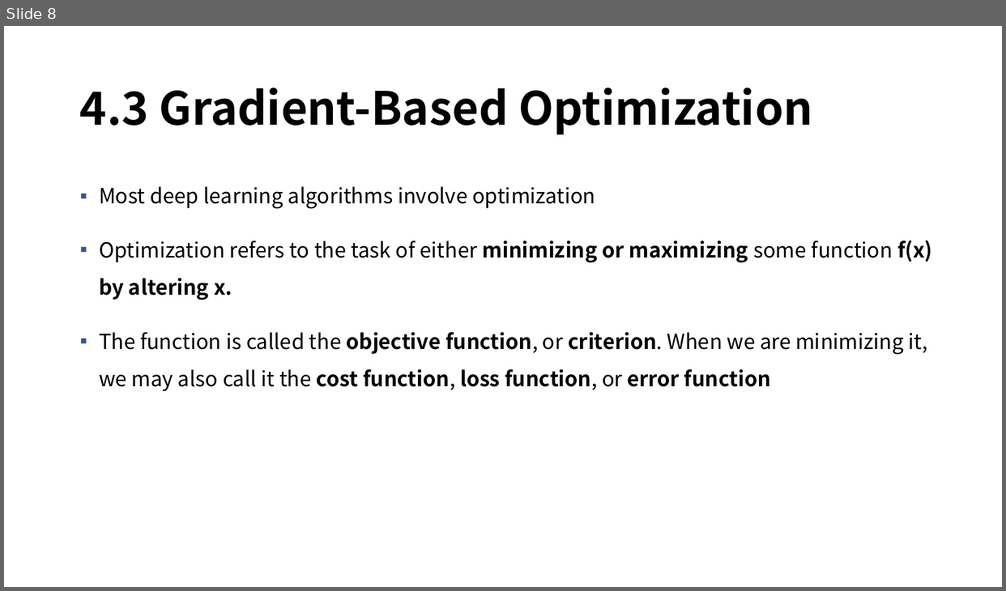
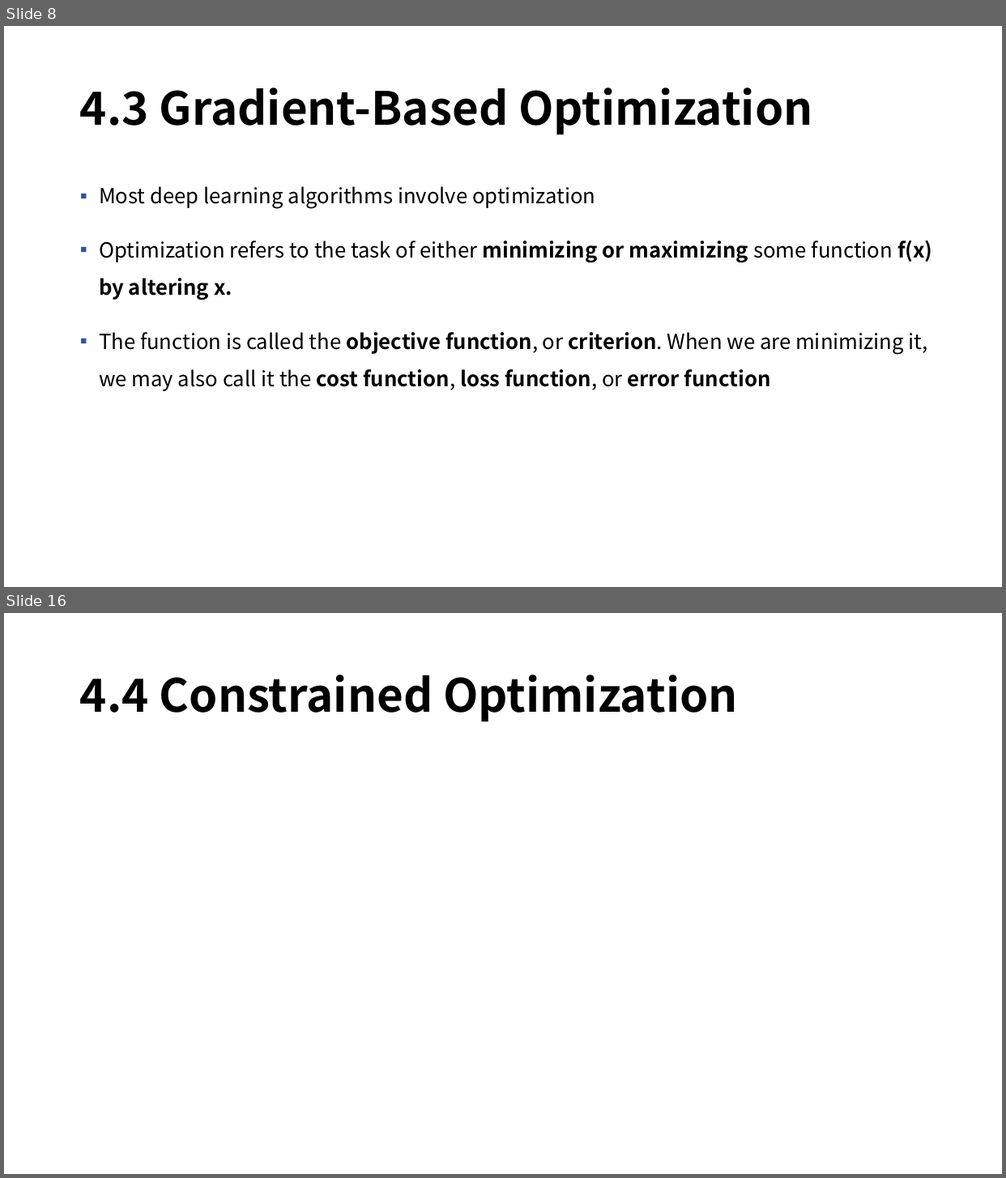
Before and after one commit to mmvv11/GraduateStudies, a slide deck: DeepLearningStudy/4. 수치해석.pptx. Shown one above the other, each under a label of ours: slide 8 before the commit, slides 8 and 16 after it; the slides between them are not shown. The pictures are 1006x591 and 1006x1178 pixels, drawn with LibreOffice and Linux fonts; fonts in the diff are those of the drawing; background and template pictures are left out. Boxes give left, top, right and bottom in pixels: in the first picture for what was removed or moved away, otherwise in the second. Text is boxed around its words. In the diff, an @@ line names an element or a change of style, - is before the commit and + after.

```diff
--- a/DeepLearningStudy/4. 수치해석.pptx
+++ b/DeepLearningStudy/4. 수치해석.pptx
@@ slide 16 added at (4,613,1002,1174), background picture (left out) @@
@@ title added at (80,675,737,722), 44 pt, text #000000, bold @@
+4.4 Constrained Optimization
```
Also in this commit, not shown: 3 slides changed, 6 other slides added, 30 other files.
